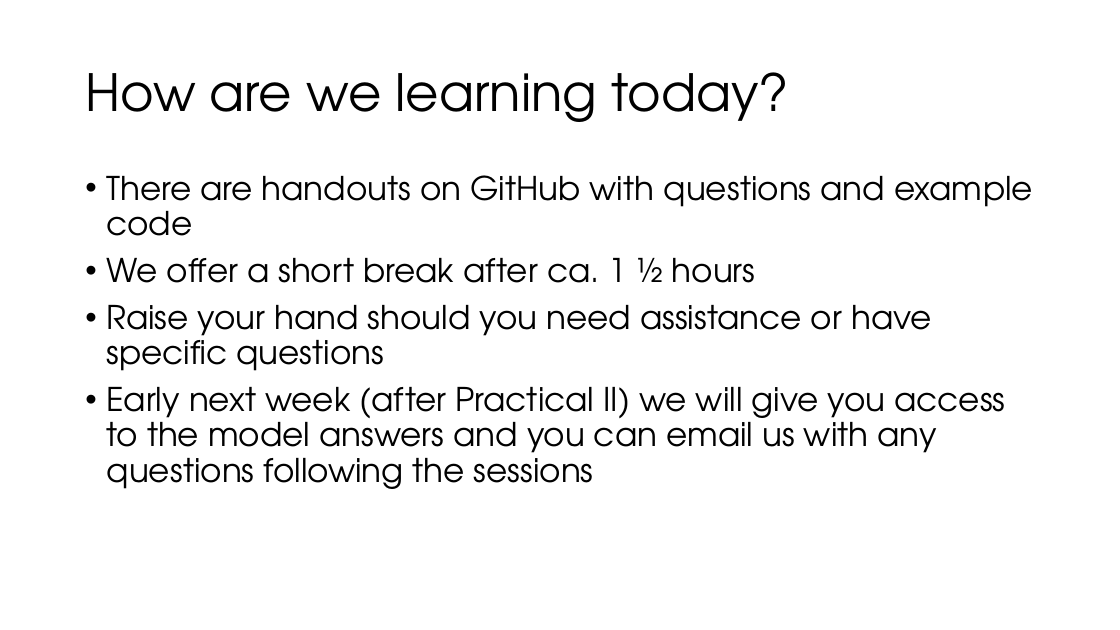
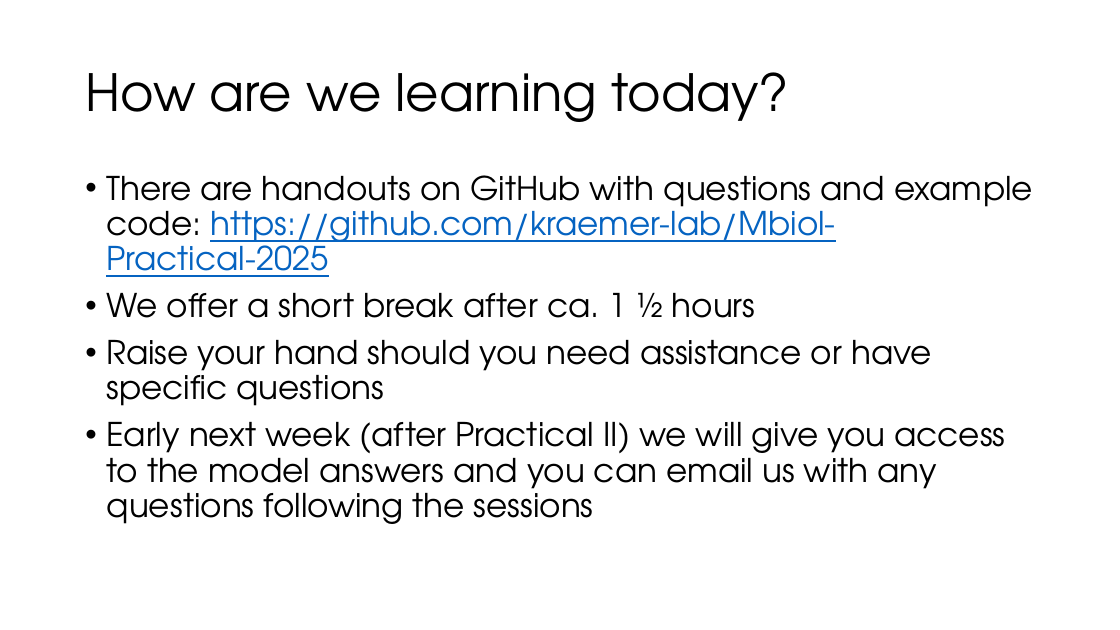
Before and after one commit to joetsui1994/Mbiol-Practical-2025, a slide deck: slide 5 of Slides/Practical-1-Slides.pptx. Drawn at 1120x630 pixels with LibreOffice and Linux fonts; fonts in the diff are those of the drawing. Boxes give left, top, right and bottom in pixels: in the first picture for what was removed or moved away, otherwise in the second. Text is boxed around its words. In the diff, an @@ line names an element or a change of style, - is before the commit and + after.

Commit message:
Add files via upload
added github link

```diff
--- a/Slides/Practical-1-Slides.pptx
+++ b/Slides/Practical-1-Slides.pptx
@@ text at [106, 175, 1033, 277]: text changed @@
-• There are handouts on GitHub with questions and example code
+• There are handouts on GitHub with questions and example code: https://github.com/kraemer-lab/Mbiol-Practical-2025
```
